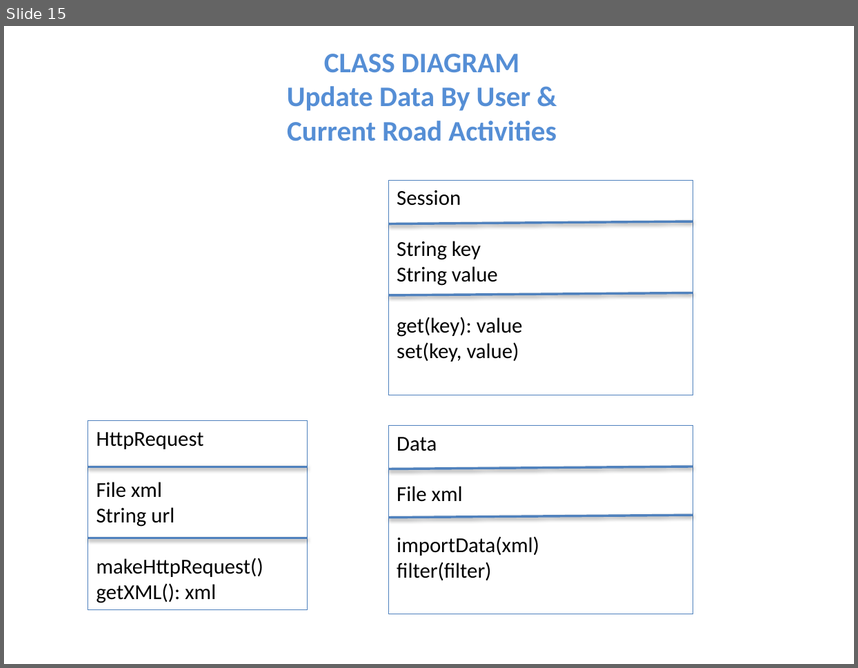
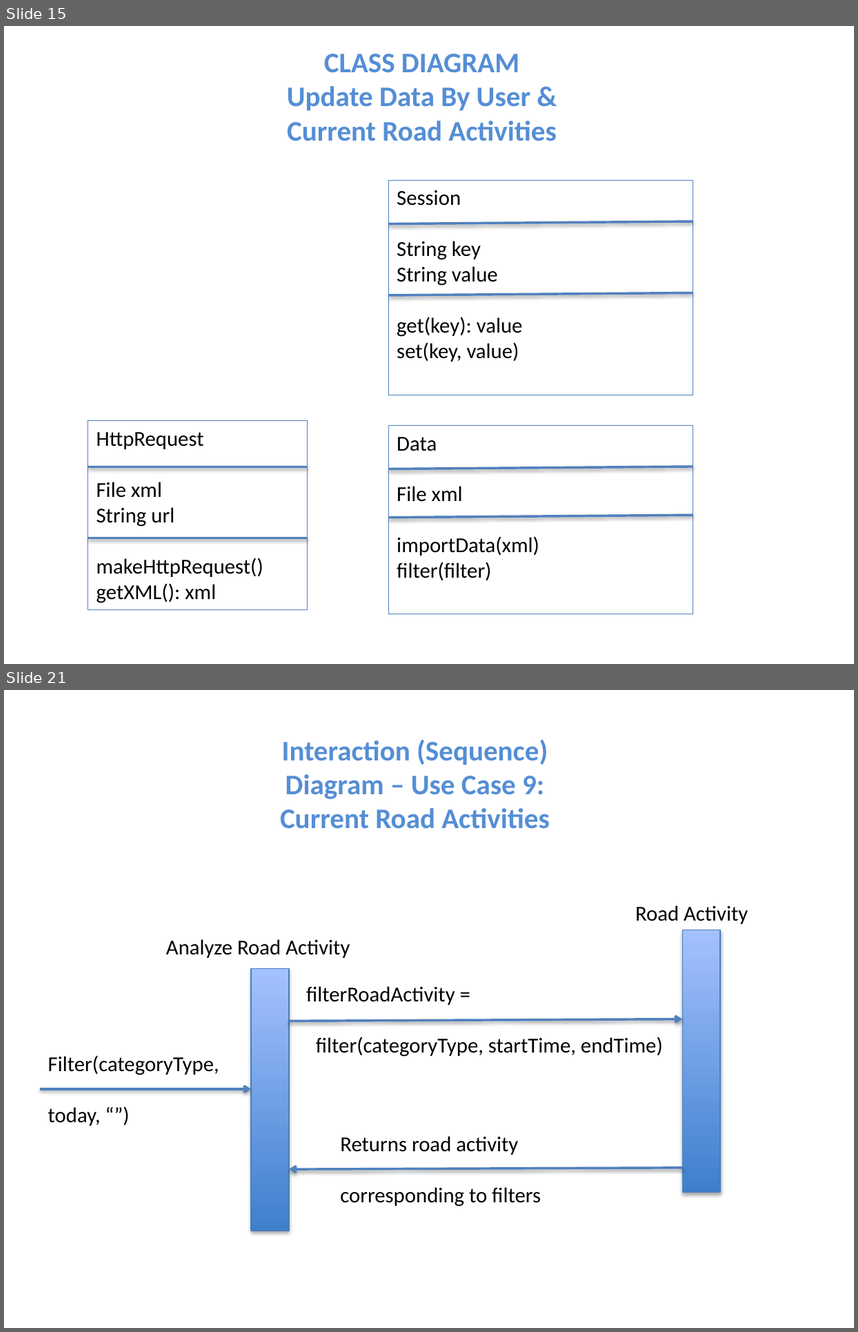
Before and after one commit to niemilkm/csc440-KevinNiemiller, a slide deck: deliverables/iteration2/other/DomainModel_SSD_ClassDiagrams.pptx. Shown one above the other, each under a label of ours: slide 15 before the commit, slides 15 and 21 after it; the slides between them are not shown. The pictures are 858x668 and 858x1332 pixels, drawn with LibreOffice and Linux fonts; fonts in the diff are those of the drawing. Boxes give left, top, right and bottom in pixels: in the first picture for what was removed or moved away, otherwise in the second. Text is boxed around its words. In the diff, an @@ line names an element or a change of style, - is before the commit and + after.

```diff
--- a/deliverables/iteration2/other/DomainModel_SSD_ClassDiagrams.pptx
+++ b/deliverables/iteration2/other/DomainModel_SSD_ClassDiagrams.pptx
@@ slide 21 added at box(4, 690, 854, 1328), background #FFFFFF @@
@@ text added at box(280, 740, 550, 829), 24 pt, text #558ED5, bold @@
+Interaction (Sequence) Diagram – Use Case 9: Current Road Activities
@@ text added at box(635, 905, 748, 924), 18 pt, text #000000 @@
+Road Activity
@@ rectangle added at box(682, 929, 721, 1192), fill gradient #3F80CE to #A4C4FF, outline #4B7EBC 0.75 pt @@
@@ text added at box(166, 939, 350, 958), 18 pt, text #000000 @@
+Analyze Road Activity
@@ rectangle added at box(252, 969, 290, 1231), fill gradient #3F80CE to #A4C4FF, outline #4B7EBC 0.75 pt @@
@@ text added at box(306, 986, 663, 1056), 18 pt, text #000000 @@
+filterRoadActivity =
+filter(categoryType, startTime, endTime)
@@ arrow added from (289, 1021) to (682, 1019), #4F81BD 2 pt @@
@@ text added at box(48, 1055, 219, 1125), 18 pt, text #000000 @@
+Filter(categoryType,
+today, “”)
@@ arrow added from (40, 1089) to (252, 1089), #4F81BD 2 pt @@
@@ text added at box(340, 1136, 541, 1206), 18 pt, text #000000 @@
+Returns road activity
+corresponding to filters
@@ arrow added from (682, 1167) to (289, 1169), #4F81BD 2 pt @@
```
Also in this commit, not shown: 9 other slides added, 5 other files.
